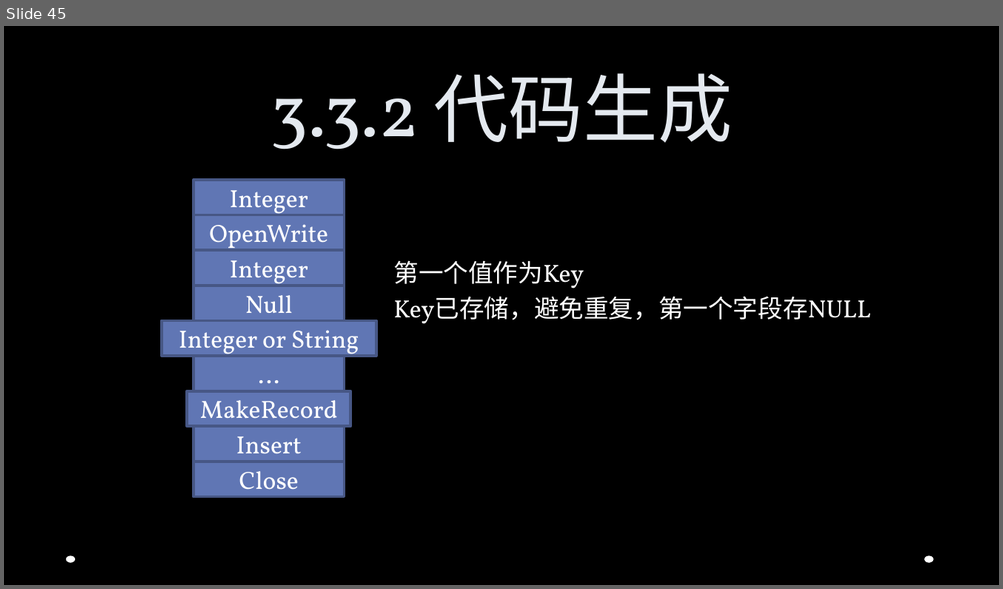
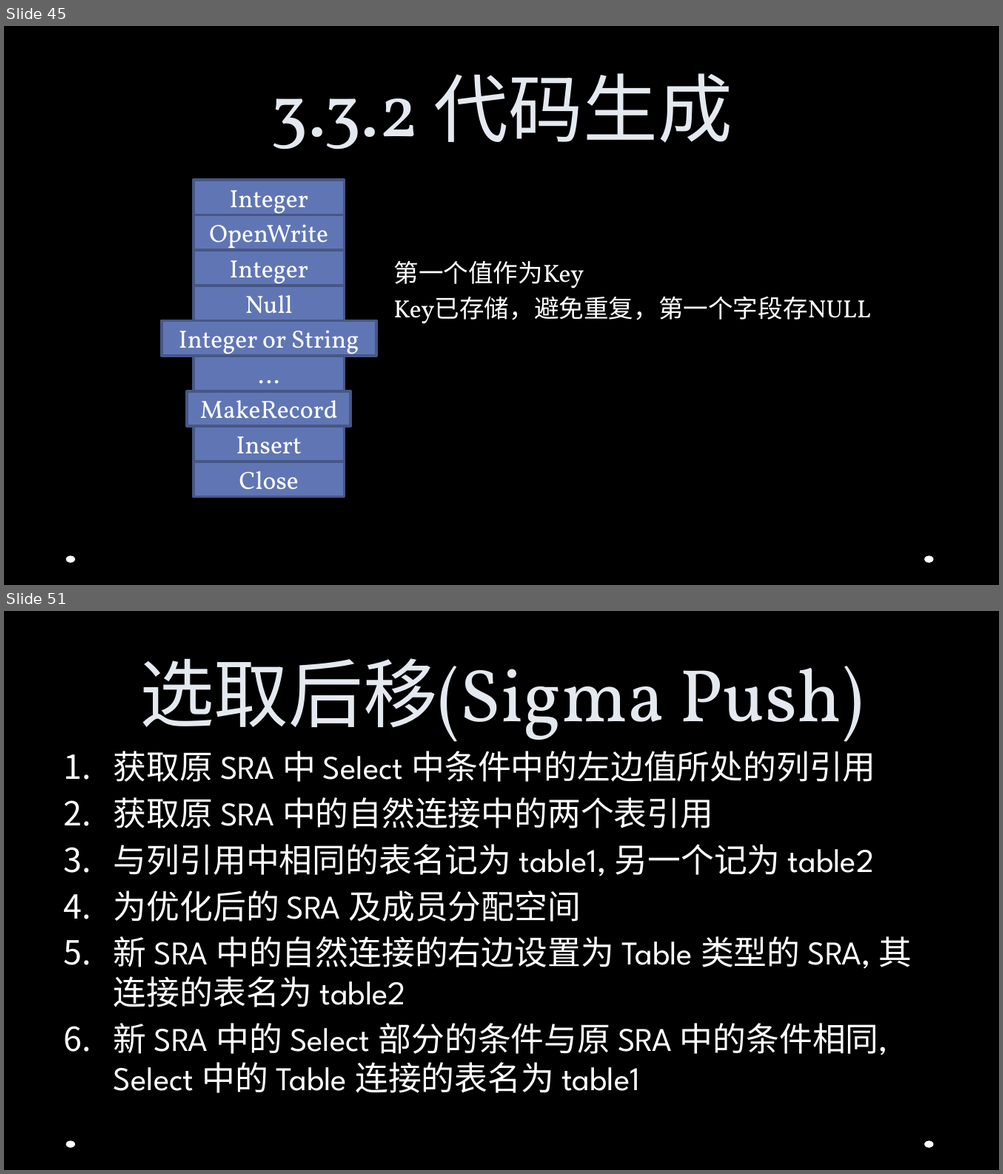
Before and after one commit to Jusot/chidb, a slide deck: documents/slides/ppt.pptx. Shown one above the other, each under a label of ours: slide 45 before the commit, slides 45 and 51 after it; the slides between them are not shown. The pictures are 1003x589 and 1003x1174 pixels, drawn with LibreOffice and Linux fonts; fonts in the diff are those of the drawing; background and template pictures are left out. Boxes give left, top, right and bottom in pixels: in the first picture for what was removed or moved away, otherwise in the second. Text is boxed around its words. In the diff, an @@ line names an element or a change of style, - is before the commit and + after.

```diff
--- a/documents/slides/ppt.pptx
+++ b/documents/slides/ppt.pptx
@@ slide 51 added at box(4, 611, 999, 1170), background picture (left out); not listed: 2 template elements that a slide beside it also shows @@
@@ title added at box(139, 658, 863, 755), 54 pt, text #E4E9EF @@
+选取后移(Sigma Push)
@@ text added at box(114, 751, 912, 1093), 24 pt, text #FFFFFF @@
+1. 获取原 SRA 中 Select 中条件中的左边值所处的列引用
+2. 获取原 SRA 中的自然连接中的两个表引用
+3. 与列引用中相同的表名记为 table1, 另一个记为 table2
+4. 为优化后的 SRA 及成员分配空间
+5. 新 SRA 中的自然连接的右边设置为 Table 类型的 SRA, 其连接的表名为 table2
+6. 新 SRA 中的 Select 部分的条件与原 SRA 中的条件相同, Select 中的 Table 连接的表名为 table1
```
Also in this commit, not shown: 4 slides changed, 6 other slides added.
